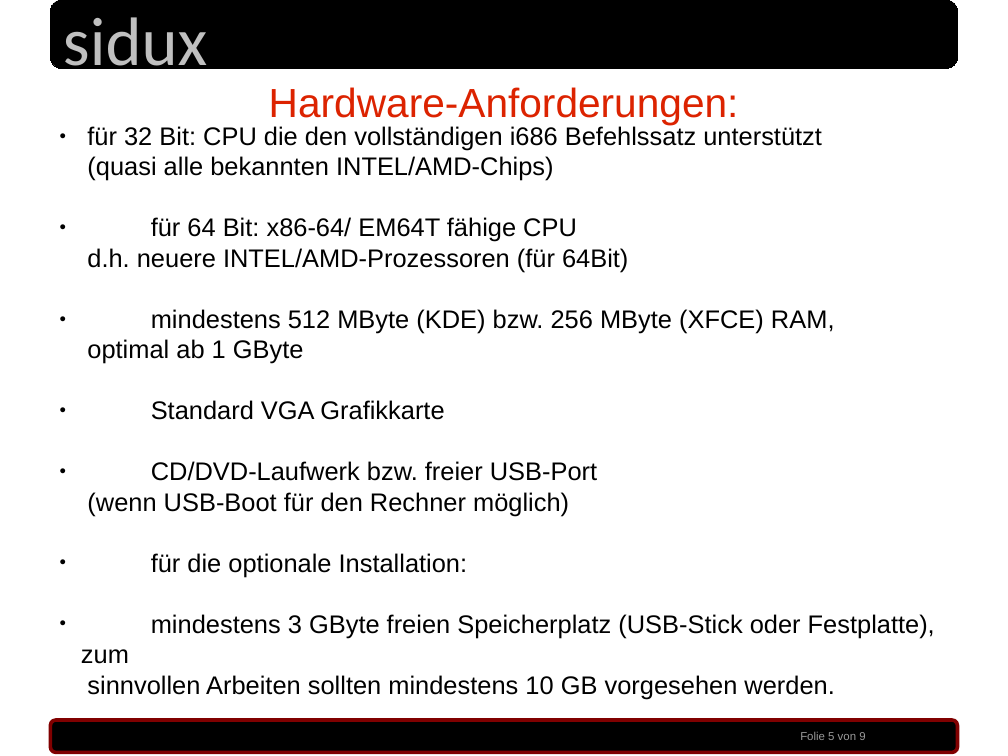
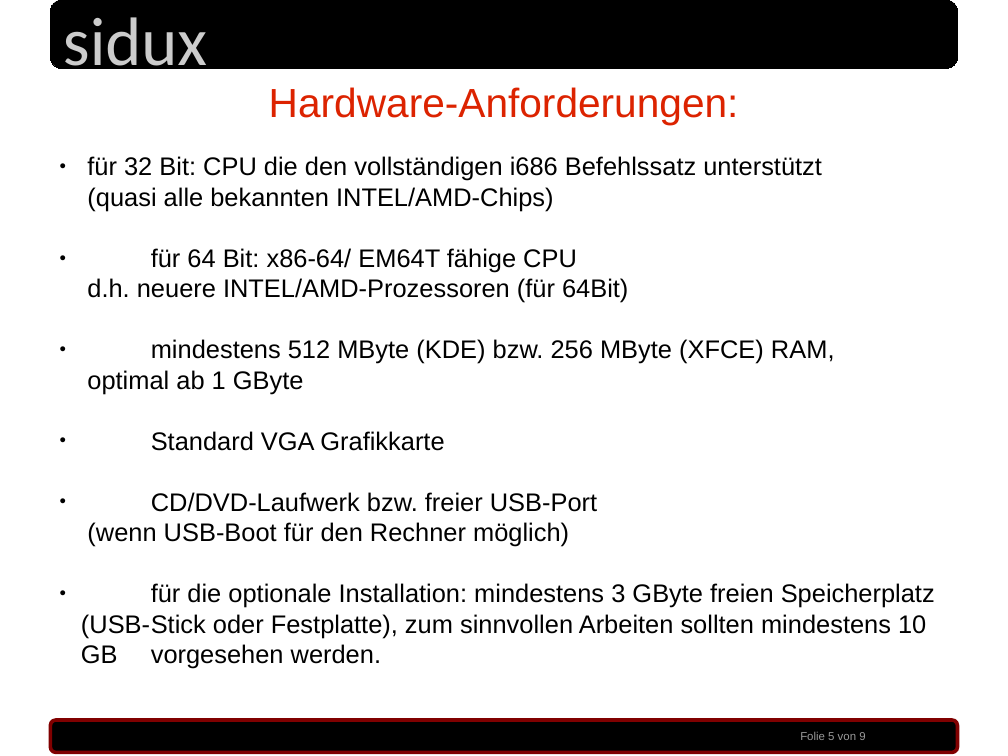
Before and after one commit to sidux-ev/praesentation, a slide deck: slide 5 of bin/sigint2010_koeln.odp. Drawn at 1008x756 pixels with LibreOffice and Linux fonts; fonts in the diff are those of the drawing; background and template pictures are left out. Boxes give left, top, right and bottom in pixels: in the first picture for what was removed or moved away, otherwise in the second. Text is boxed around its words. In the diff, an @@ line names an element or a change of style, - is before the commit and + after.

```diff
--- a/bin/sigint2010_koeln.odp
+++ b/bin/sigint2010_koeln.odp
@@ text at (81,583,935,669): text changed @@
-● für die optionale Installation:
-● mindestens 3 GByte freien Speicherplatz (USB-Stick oder Festplatte), zum
-  sinnvollen Arbeiten sollten mindestens 10 GB vorgesehen werden.
+● für die optionale Installation: mindestens 3 GByte freien Speicherplatz (USB- Stick oder Festplatte), zum sinnvollen Arbeiten sollten mindestens 10 GB vorgesehen werden.
```
Also in this commit, not shown: 8 other slides changed.
